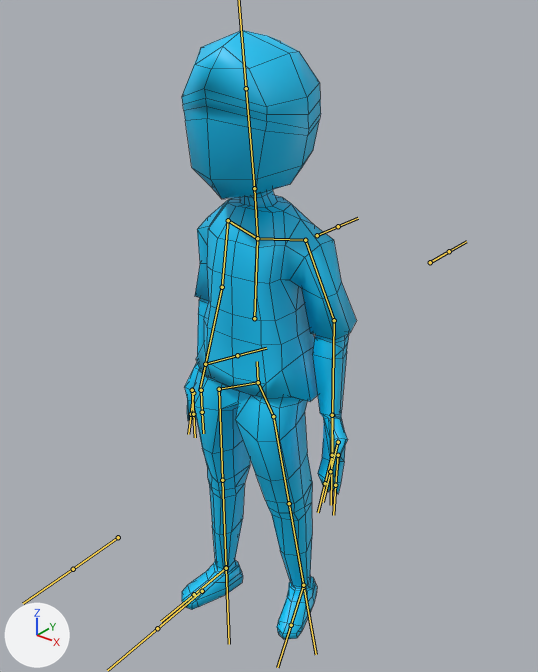
An edit to the FBX model Assets/Visual/Animations/Character_Animations.fbx, drawn before and after from the same camera.
Before and after are seen from a camera (50 mm lens) standing at (5.19, -6.11, 8.26) and looking at (0.06, 0.31, 4.29). Every picture has the same lights, and +X, +Y and +Z are marked at lower left. Both versions are drawn at frame 35 of the action 'Armature|Idle'; the numbers are the values there. The bones that bend it are drawn over the model as lines. Mesh edges are drawn as thin lines.

The first picture shows '1'.
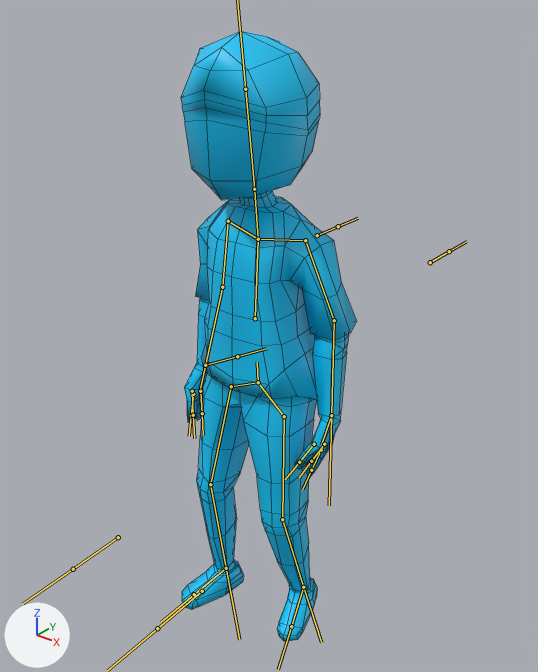
Pixel boxes (x1, y1, x2, y2) of what changed, in the pictures (538 x 672 px):
'1', posed
    before: (182, 30, 356, 640)
    after: (181, 31, 356, 641)
bone 'R_Elbo', root to tip
    before: (222, 287) to (205, 364)
    after: (222, 287) to (205, 365)
bone 'L_Hip', root to tip
    before: (258, 382) to (273, 416)
    after: (258, 382) to (284, 416)
bone 'L_Thigh', root to tip
    before: (273, 416) to (289, 503)
    after: (284, 416) to (282, 519)
bone 'L_Leg', root to tip
    before: (289, 503) to (303, 585)
    after: (282, 519) to (303, 587)
bone 'R_Hip', root to tip
    before: (258, 382) to (219, 389)
    after: (258, 382) to (231, 386)
bone 'R_Thigh', root to tip
    before: (219, 389) to (222, 480)
    after: (231, 386) to (210, 484)
bone 'R_Leg', root to tip
    before: (222, 480) to (226, 567)
    after: (210, 484) to (226, 568)
bone 'L_Hand', root to tip
    before: (332, 415) to (332, 453)
    after: (331, 415) to (321, 444)

The change, as a list of edits to the scene's bpy script:
```text
Change bone_r_elbo:
    where bone_r_elbo = bpy.data.objects['Armature'].pose.bones['R_Elbo']  # child of 'R_Forearm'
    bone_r_elbo.rotation_quaternion: (0.994, 0.097, 0.0, 0.041) -> (0.993, 0.112, 0.0, 0.048)  # degrees (11, 0, 5) -> degrees (13, -1, 5)
Change bone_l_hip:
    where bone_l_hip = bpy.data.objects['Armature'].pose.bones['L_Hip']  # child of 'Bone'
    bone_l_hip.rotation_quaternion: (0.941, -0.001, -0.138, -0.307) -> (0.981, -0.026, -0.136, -0.134)  # degrees (5, -15, -37) -> degrees (-1, -16, -15)
Change bone_l_thigh:
    where bone_l_thigh = bpy.data.objects['Armature'].pose.bones['L_Thigh']  # child of 'L_Hip'
    bone_l_thigh.rotation_quaternion: (0.91, -0.014, -0.191, 0.367) -> (0.989, 0.028, -0.041, 0.14)  # degrees (-10, -20, 46) -> degrees (3, -5, 16)
Change bone_l_leg:
    where bone_l_leg = bpy.data.objects['Armature'].pose.bones['L_Leg']  # child of 'L_Thigh'
    bone_l_leg.rotation_quaternion: (0.998, 0.004, 0.0, -0.055) -> (0.988, -0.012, 0.0, 0.154)  # degrees (0, 0, -6) -> degrees (-1, 0, 18)
Change bone_r_hip:
    where bone_r_hip = bpy.data.objects['Armature'].pose.bones['R_Hip']  # child of 'Bone'
    bone_r_hip.rotation_quaternion: (0.971, 0.05, 0.129, 0.193) -> (0.99, 0.023, 0.136, -0.009)  # degrees (9, 13, 24) -> degrees (3, 16, -1)
Change bone_r_thigh:
    where bone_r_thigh = bpy.data.objects['Armature'].pose.bones['R_Thigh']  # child of 'R_Hip'
    bone_r_thigh.rotation_quaternion: (0.952, -0.043, 0.205, -0.224) -> (0.999, -0.023, 0.028, 0.012)  # degrees (-11, 22, -29) -> degrees (-3, 3, 1)
Change bone_r_leg:
    where bone_r_leg = bpy.data.objects['Armature'].pose.bones['R_Leg']  # child of 'R_Thigh'
    bone_r_leg.rotation_quaternion: (0.998, 0.004, 0.0, 0.055) -> (0.991, -0.01, 0.0, -0.137)  # degrees (0, 0, 6) -> degrees (-1, 0, -16)
Change bone_l_hand:
    where bone_l_hand = bpy.data.objects['Armature'].pose.bones['L_Hand']  # child of 'L_Elbo.001'
    bone_l_hand.rotation_quaternion: (0.889, 0.19, -0.412, 0.068) -> (0.99, -0.092, -0.092, -0.056)  # degrees (26, -49, -3) -> degrees (-10, -11, -6)
```
